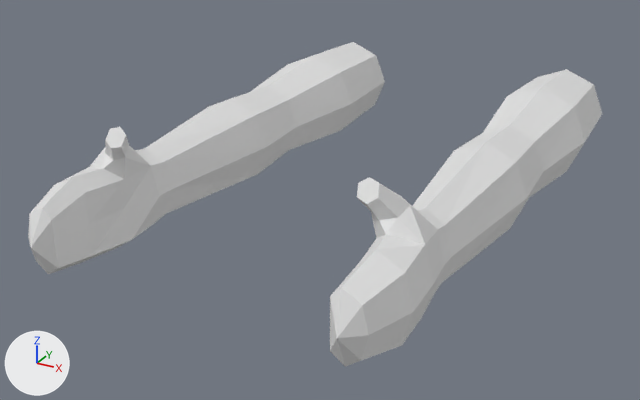
Two versions of the Blender file assets/player_arms.blend, one commit apart.
Both versions are drawn from a 50 mm camera at (0.538, -1.471, 0.464) aimed at (-0.022, -0.453, -0.045). The axes (+X, +Y, +Z) are drawn at lower left. The lights are the same throughout.

Objects in the first picture: 'Arms'.
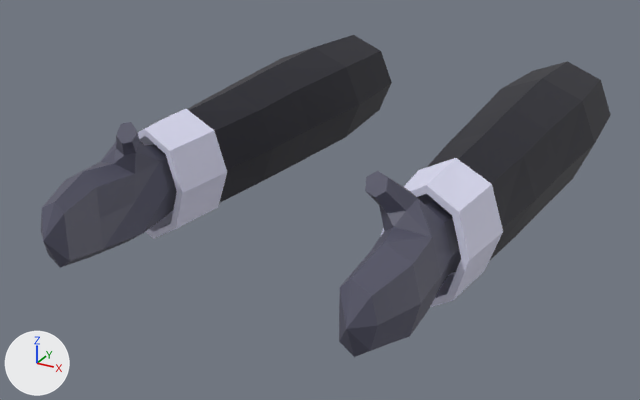
Commit message: color arms

Location of each change, [x1, y1, x2, y2] in pixels of the pictures (640 x 400 px; the box of a moved part takes in the faces that stretch with it):
```json
{"object": "Arms", "change": "recoloured, reshaped", "before": [28, 42, 602, 367], "after": [41, 122, 461, 357]}
{"object": "Sleeves", "change": "added", "after": [138, 35, 611, 307], "faces in mat_sleeves (black #191927)": [187, 35, 611, 273], "faces in mat_cuffs (white #e7e7ff)": [138, 109, 503, 307]}
{"part": 1, "of": "me_cylinder_001", "change": "moved or reshaped", "before": [330, 142, 526, 367], "after": [339, 171, 461, 357]}
{"part": 2, "of": "me_cylinder_001", "change": "moved or reshaped", "before": [28, 99, 266, 274], "after": [41, 122, 177, 268]}
```

Scene script edits in JSON lines:
```json
{"op": "add", "block": "mat_gloves", "code": ["mat_gloves = principled_material('Gloves')", "mat_gloves.base_color = (0.1, 0.1, 0.15)  # dark blue #59596c"]}
{"op": "add", "block": "mat_sleeves", "code": ["mat_sleeves = principled_material('Sleeves')", "mat_sleeves.base_color = (0.01, 0.01, 0.02)  # black #191927"]}
{"op": "add", "block": "mat_cuffs", "code": ["mat_cuffs = principled_material('Cuffs')", "mat_cuffs.base_color = (0.8, 0.8, 1.0)  # white #e7e7ff"]}
{"block": "me_cylinder_001", "where": "me_cylinder_001.from_pydata(...)  # 170 vertices, 168 faces; spans x -0.275..0.275, y -0.075..0.113, z 0.0..0.825"}
{"block": "me_cylinder_001", "where": "# used by ob_arms; location = (0.0, 0.0, 0.0); rotation_euler = (1.571, 0.0, 0.0), in degrees (90, 0, 0)"}
{"block": "me_cylinder_001", "change": "me_cylinder_001 part 1: all 53 vertices in x 0.157..0.245, y -0.062..0.113, z 0.61..0.825 are moved by (0.0, 0.0, -0.02)"}
{"block": "me_cylinder_001", "change": "me_cylinder_001 part 2: all 53 vertices in x -0.245..-0.157, y -0.062..0.113, z 0.61..0.825 are moved by (0.0, 0.0, -0.02)"}
{"op": "add", "block": "me_cylinder_001", "code": "me_cylinder_001.materials.append(mat_gloves)  # dark blue #59596c"}
{"op": "add", "block": "me_cylinder_002_1", "code": ["me_cylinder_002_1 = bpy.data.meshes.new('Cylinder.002')", "me_cylinder_002_1.from_pydata(...)  # 112 vertices, 96 faces; spans x -0.29..0.29, y -0.09..0.09, z 0.0..0.61", "# faces by material slot: [64, 32]", "me_cylinder_002_1.materials.append(mat_sleeves)  # black #191927", "me_cylinder_002_1.materials.append(mat_cuffs)  # white #e7e7ff"]}
{"op": "add", "block": "ob_sleeves", "code": ["ob_sleeves = bpy.data.objects.new('Sleeves', me_cylinder_002_1)", "ob_sleeves.location = (0.0, 0.0, 0.0)", "ob_sleeves.rotation_euler = (1.571, 0.0, 0.0)  # degrees (90, 0, 0)", "_m = ob_sleeves.modifiers.new('Solidify', 'SOLIDIFY')"]}
```
